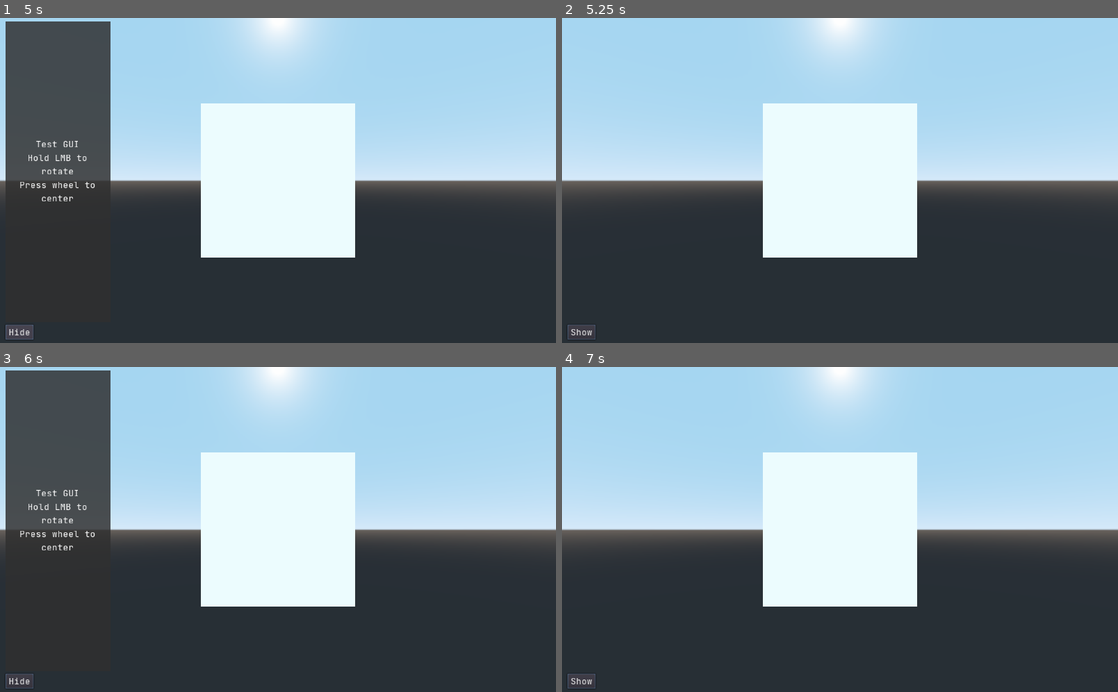
Above: before the commit, frames 1-4 (two rows, left to right).
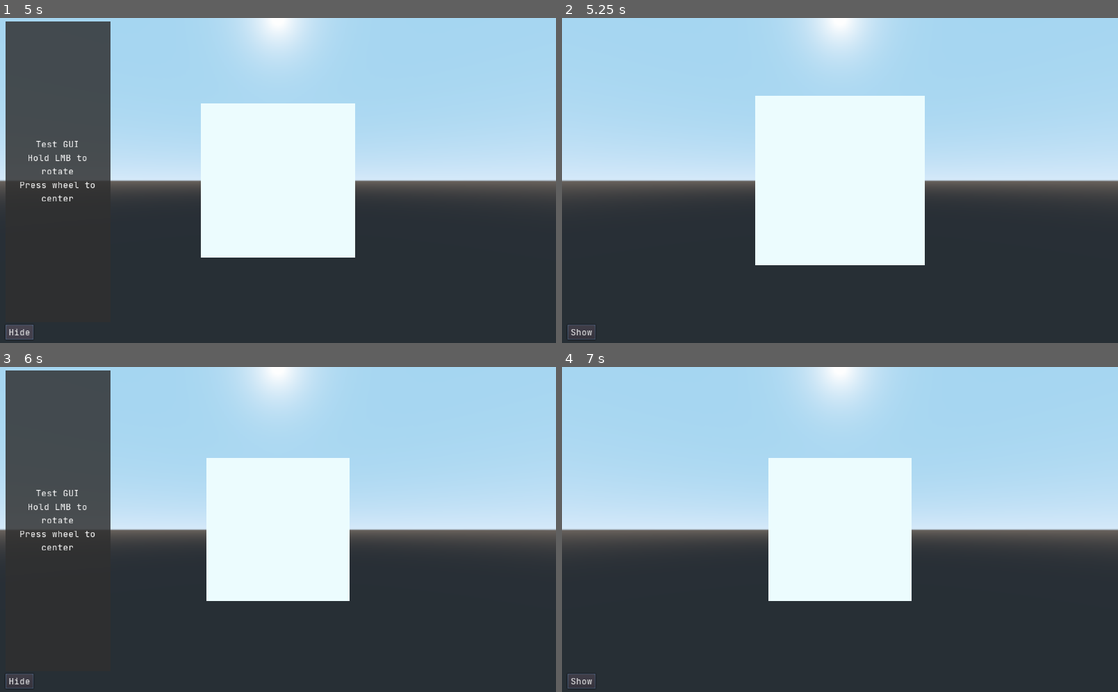
Above: after the commit, the same moments.

Repository: AlexValder/MazeCube
Game: Godot game, scene res://Scenes/Main.tscn
Same seed, same stepped clock (60 frames per second), same inputs: the game is played once before the commit and once after it.
Inputs (mouse positions are in pixels of both pictures, inside the frame that each line leads up to):
- Up to frame 1 (5 s): click "Hide" at 0.5 s; click "Show" at 1.25 s; click "Hide" at 2 s; click "Show" at 2.75 s; click "Hide" at 3.5 s; click "Show" at 4.25 s
- Up to frame 2 (5.25 s): tap Enter at 5 s; move the mouse to (962, 164) at 5.02 s; tap Mouse wheel up (camera_zoom_in, bound only after the commit) at 5.1 s; click (962, 164) at 5.17 s
- Up to frame 3 (6 s): tap Mouse wheel down (camera_zoom_out, bound only after the com… at 5.3, 5.85 s; tap Space at 5.75 s; move the mouse to (166, 545) at 5.77 s; click (166, 545) at 5.92 s
- Up to frame 4 (7 s): tap Mouse wheel up (camera_zoom_in, bound only after the commit) at 6.05 s; tap Enter at 6.5 s; move the mouse to (895, 458) at 6.52 s; tap Middle mouse button (camera_center) at 6.6 s; click (895, 458) at 6.67 s; tap Mouse wheel down (camera_zoom_out, bound only after the com… at 6.8 s

Frame 1 is identical in both runs. In frame 2, 2.7% of the frame differs, in the area x 34-66%, y 23-77%; in frame 3, 1.8%; in frame 4, 1.8%.

Commit message:
Add mouse wheel zoom in/out

Diff:
--- a/Scenes/SceneScripts/cam_root.gd
+++ b/Scenes/SceneScripts/cam_root.gd
@@ -5,6 +5,9 @@
 onready var _camera := $h/v/Camera as Camera
 
 var mouse_sensitivity := 120.0
+const MOUSE_WHEEL_STEP := 0.25
+const MIN_DISTANCE := 3
+const MAX_DISTANCE := 20
 
 func _ready():
     pass
@@ -13,6 +16,10 @@
 func _input(event: InputEvent) -> void:
     if event.is_action_released("camera_center"):
         _reset_rotation()
+    elif event.is_action_released("camera_zoom_in"):
+        _zoom_in()
+    elif event.is_action_released("camera_zoom_out"):
+        _zoom_out()
     elif event is InputEventMouseMotion:
         if Input.is_mouse_button_pressed(BUTTON_MASK_LEFT):
             _rotate_horizontal(-event.relative.x / mouse_sensitivity)
@@ -28,6 +35,20 @@
     _h.rotate_y(delta)
 
 
+func _zoom_in() -> void:
+    if _camera.transform.origin.z - MOUSE_WHEEL_STEP <= MIN_DISTANCE:
+        _camera.transform.origin.z = MIN_DISTANCE
+    else:
+        _camera.transform.origin.z -= MOUSE_WHEEL_STEP
+
+
+func _zoom_out() -> void:
+    if _camera.transform.origin.z + MOUSE_WHEEL_STEP >= MAX_DISTANCE:
+        _camera.transform.origin.z = MAX_DISTANCE
+    else:
+        _camera.transform.origin.z += MOUSE_WHEEL_STEP
+
+
 func _rotate_vertical(delta: float) -> void:
     if delta > 0:
         if _v.rotation_degrees.x + delta > 90:
--- a/project.godot
+++ b/project.godot
@@ -32,6 +32,16 @@
 "events": [ Object(InputEventJoypadMotion,"resource_local_to_scene":false,"resource_name":"","device":0,"axis":3,"axis_value":-1.0,"script":null)
  ]
 }
+camera_zoom_in={
+"deadzone": 0.5,
+"events": [ Object(InputEventMouseButton,"resource_local_to_scene":false,"resource_name":"","device":0,"alt":false,"shift":false,"control":false,"meta":false,"command":false,"button_mask":0,"position":Vector2( 0, 0 ),"global_position":Vector2( 0, 0 ),"factor":1.0,"button_index":4,"pressed":false,"doubleclick":false,"script":null)
+ ]
+}
+camera_zoom_out={
+"deadzone": 0.5,
+"events": [ Object(InputEventMouseButton,"resource_local_to_scene":false,"resource_name":"","device":0,"alt":false,"shift":false,"control":false,"meta":false,"command":false,"button_mask":0,"position":Vector2( 0, 0 ),"global_position":Vector2( 0, 0 ),"factor":1.0,"button_index":5,"pressed":false,"doubleclick":false,"script":null)
+ ]
+}
 
 [physics]
 
